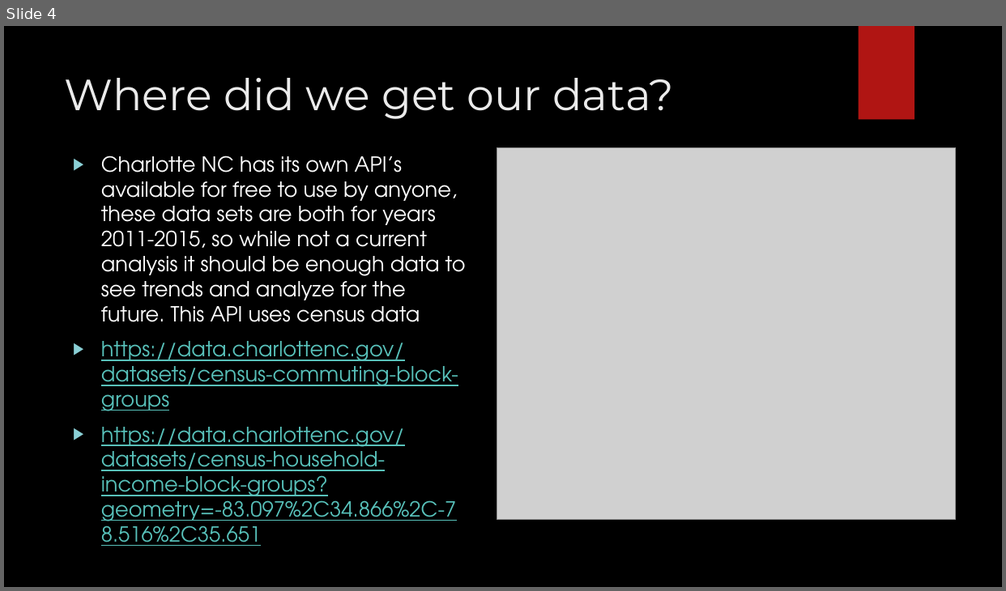
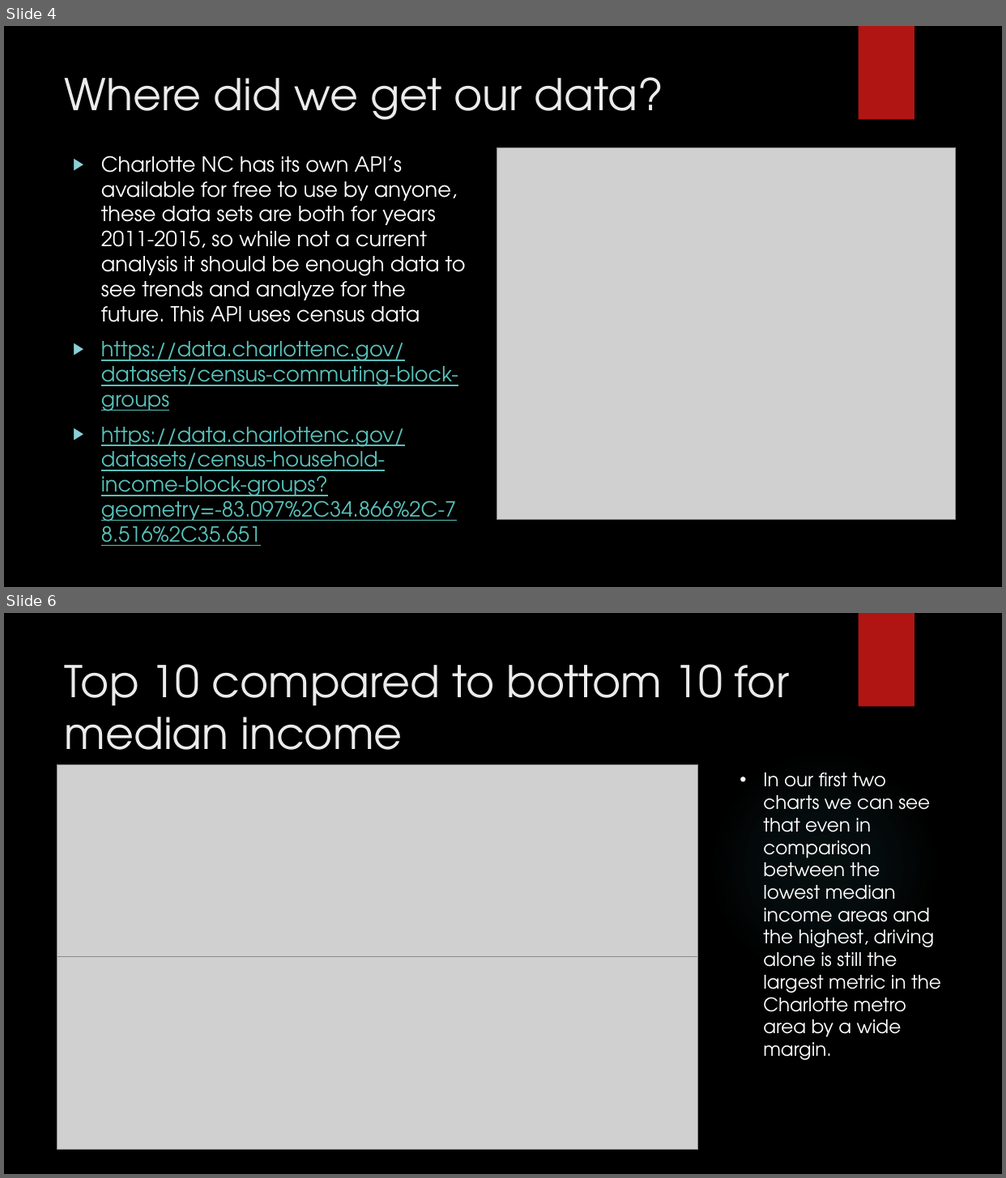
Before and after one commit to Apex8/Charlotte-income-vs-commute-analysis, a slide deck: Charlotte income vs commute.pptx. Shown one above the other, each under a label of ours: slide 4 before the commit, slides 4 and 6 after it; the slides between them are not shown. The pictures are 1006x591 and 1006x1178 pixels, drawn with LibreOffice and Linux fonts; fonts in the diff are those of the drawing; grey boxes stand for pictures; background and template pictures are left out. Boxes give left, top, right and bottom in pixels: in the first picture for what was removed or moved away, otherwise in the second. Text is boxed around its words. In the diff, an @@ line names an element or a change of style, - is before the commit and + after.

```diff
--- a/Charlotte income vs commute.pptx
+++ b/Charlotte income vs commute.pptx
@@ slide 6 added at <box>4,613,1002,1174</box>, background picture (left out); not listed: 1 template element that a slide beside it also shows @@
@@ title added at <box>65,664,789,770</box>, 42 pt, text #EBEBEB @@
+Top 10 compared to bottom 10 for median income
@@ ellipse added at <box>709,750,939,981</box>, fill gradient #50B9C1 @@
@@ picture added at <box>57,765,699,957</box> @@
@@ text added at <box>763,773,941,1060</box>, 18 pt, text #FFFFFF @@
+• In our first two charts we can see that even in comparison between the lowest median income areas and the highest, driving alone is still the largest metric in the Charlotte metro area by a wide margin.
@@ picture added at <box>57,957,699,1150</box> @@
@@ slide 4 changed as well @@
@@ title "Where did we get our ..." at <box>65,77,663,120</box>: font Montserrat to TeX Gyre Adventor @@
```
Also in this commit, not shown: 3 other slides changed, 3 other slides added.
